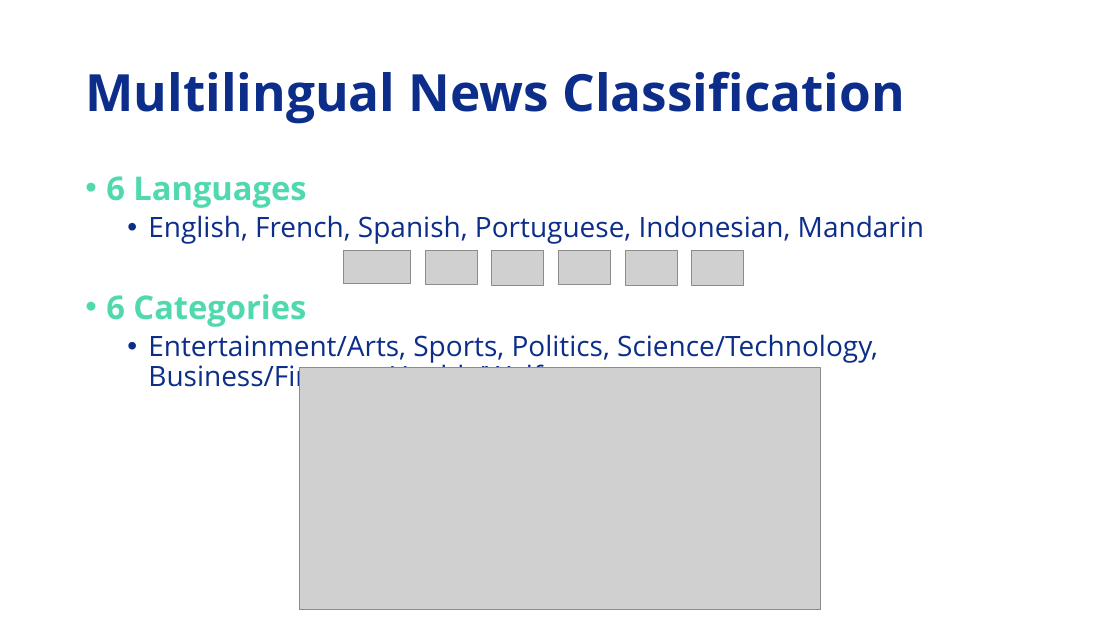
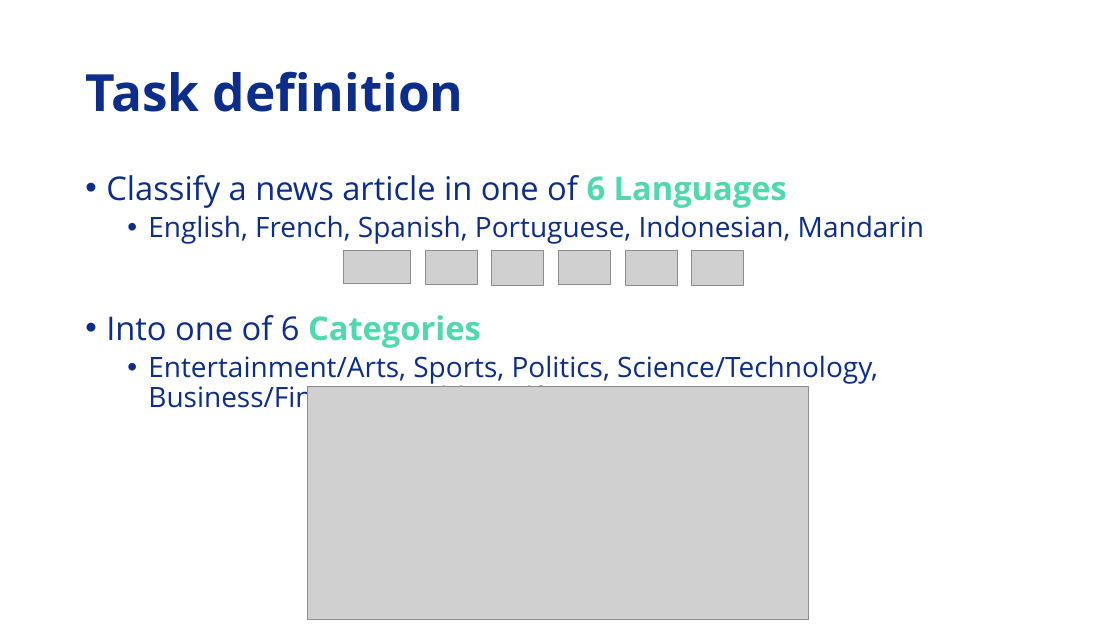
Before and after one commit to Adamanatite/nlp-global-news-monitor, a slide deck: slide 25 of research/Video Presentation D1.pptx (slide 24 before the commit). Drawn at 1120x630 pixels with LibreOffice and Linux fonts; fonts in the diff are those of the drawing; grey boxes stand for pictures. Boxes give left, top, right and bottom in pixels: in the first picture for what was removed or moved away, otherwise in the second. Text is boxed around its words. In the diff, an @@ line names an element or a change of style, - is before the commit and + after.

```diff
--- a/research/Video Presentation D1.pptx
+++ b/research/Video Presentation D1.pptx
@@ title at (85, 71, 464, 112): text changed @@
-Multilingual News Classification
+Task definition
@@ text at (106, 175, 787, 208): text changed; text colour #50D8AF to #0C2E8A; bold off @@
-• 6 Languages
+• Classify a news article in one of 6 Languages
@@ text at (106, 315, 481, 348): text changed; text colour #50D8AF to #0C2E8A; bold off @@
-• 6 Categories
+• Into one of 6 Categories
@@ picture: place and size @@
-picture at (299, 368, 821, 610)
+picture at (308, 387, 809, 620)
```
Also in this commit, not shown: 8 other slides changed, 1 slide added, 5 other files.
